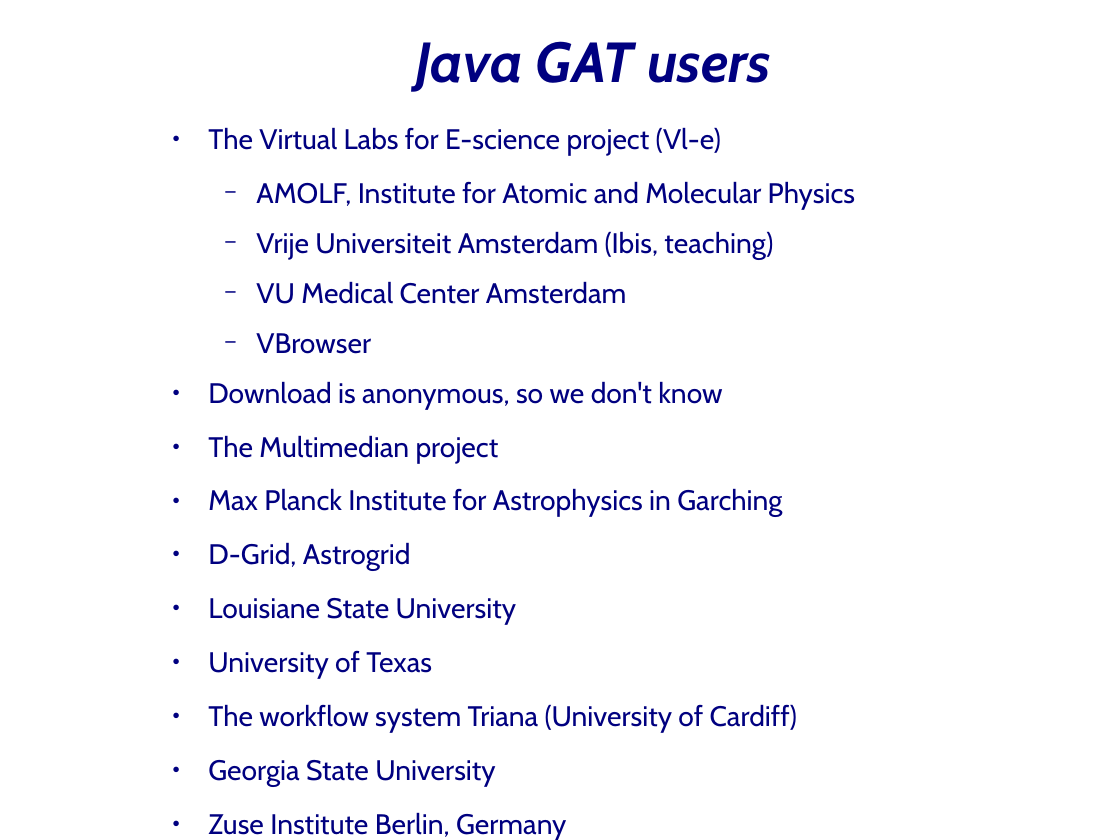
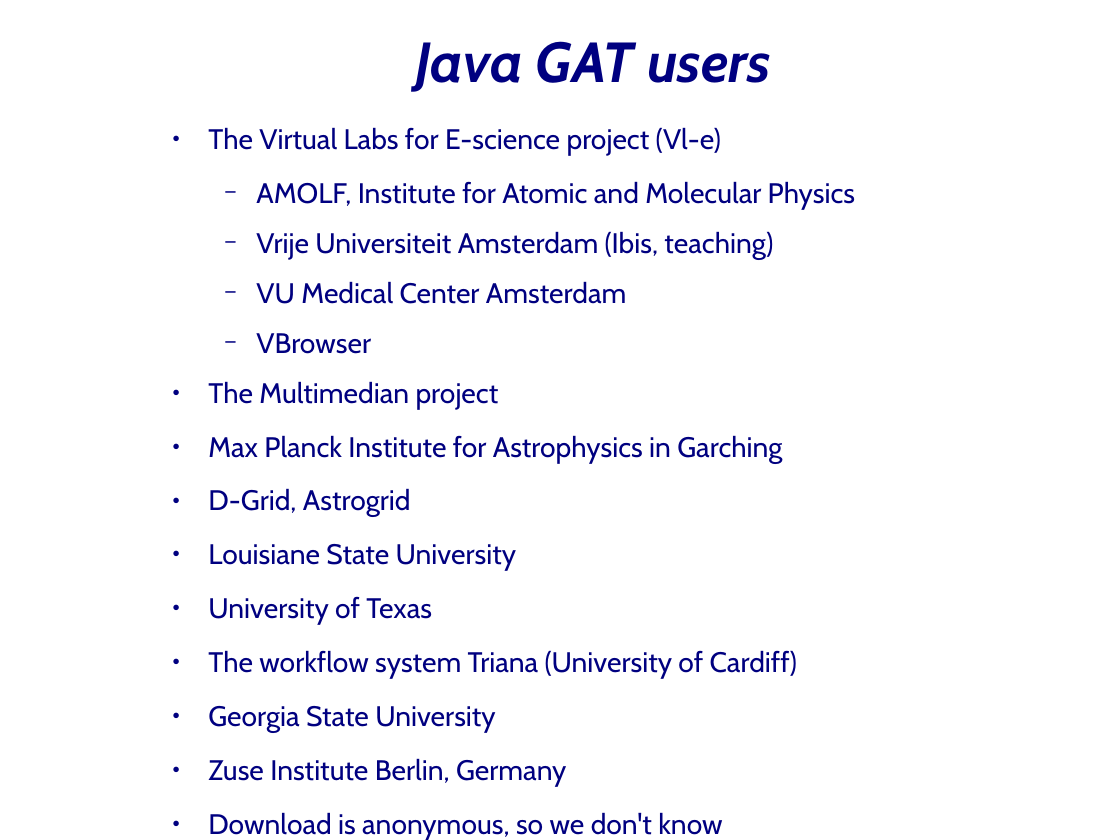
Before and after one commit to JungleComputing/barnes-demo, a slide deck: slide 14 of presentation.odp (slide 15 before the commit). Drawn at 1120x840 pixels with LibreOffice and Linux fonts; fonts in the diff are those of the drawing; background and template pictures are left out. Boxes give left, top, right and bottom in pixels: in the first picture for what was removed or moved away, otherwise in the second. Text is boxed around its words. In the diff, an @@ line names an element or a change of style, - is before the commit and + after.

```diff
--- a/presentation.odp
+++ b/presentation.odp
@@ text at box(208, 381, 722, 409): paragraph removed @@
-● Download is anonymous, so we don't know
@@ text at box(208, 812, 722, 840): paragraph added @@
+● Download is anonymous, so we don't know
```
Also in this commit, not shown: 3 other slides changed.
